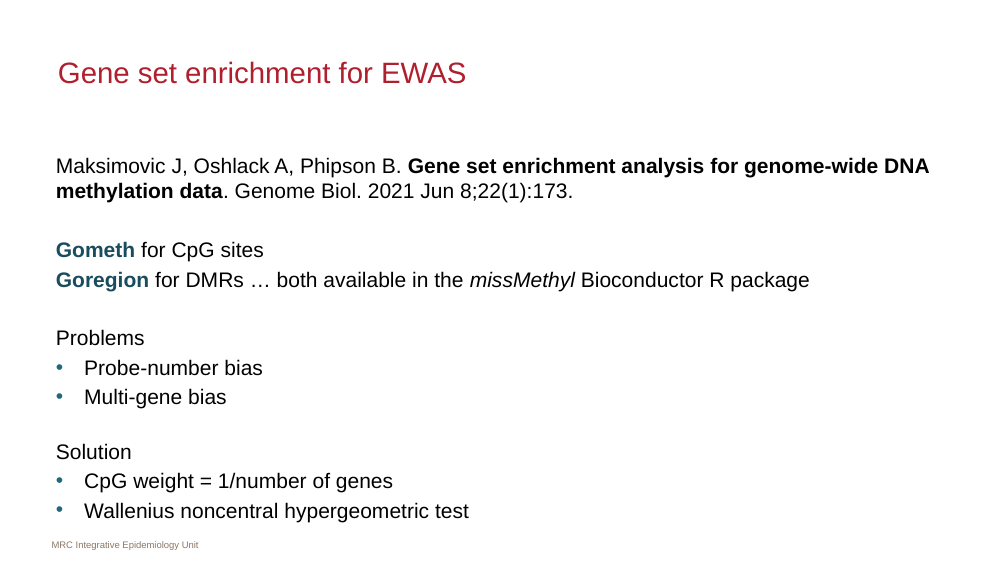
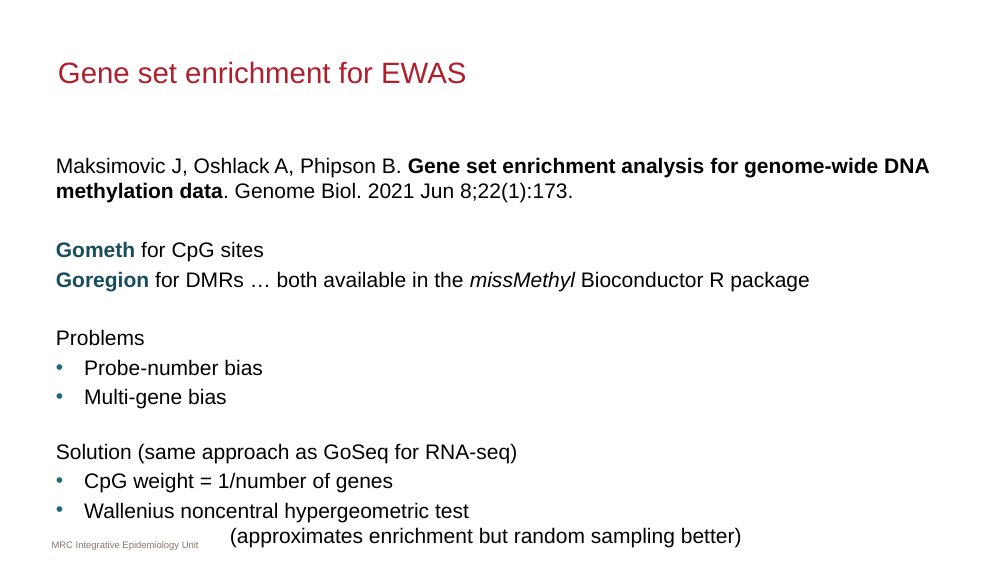
Before and after one commit to MRCIEU/epigenetics-journal-club, a slide deck: slide 5 of docs/presentations/20210628/slides.pptx. Drawn at 1008x567 pixels with LibreOffice and Linux fonts; fonts in the diff are those of the drawing. Boxes give left, top, right and bottom in pixels: in the first picture for what was removed or moved away, otherwise in the second. Text is boxed around its words. In the diff, an @@ line names an element or a change of style, - is before the commit and + after.

```diff
--- a/docs/presentations/20210628/slides.pptx
+++ b/docs/presentations/20210628/slides.pptx
@@ text at <box>56,443,517,463</box>: text changed @@
-Solution
+Solution (same approach as GoSeq for RNA-seq)
@@ text at <box>84,502,742,547</box>: text changed @@
-• Wallenius noncentral hypergeometric test
+• Wallenius noncentral hypergeometric test
+  (approximates enrichment but random sampling better)
```
Also in this commit, not shown: 3 other slides changed.
